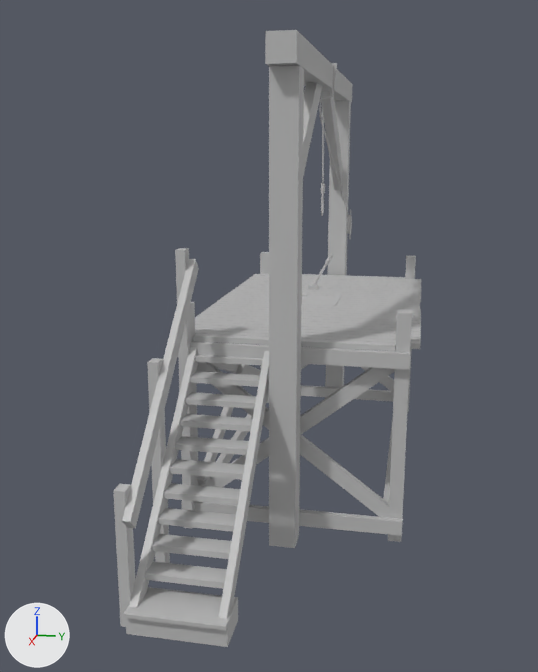
What one commit did to the FBX model GallowsFBX.fbx.
Camera for both pictures: a 50 mm lens placed at (0.2495, 0.0395, 0.106), pointed at (0.0263, -0.0051, 0.0502). Every picture has the same lights, and +X, +Y and +Z are marked at lower left. Where no turn or scale is listed for an object, it has been applied to the vertices.
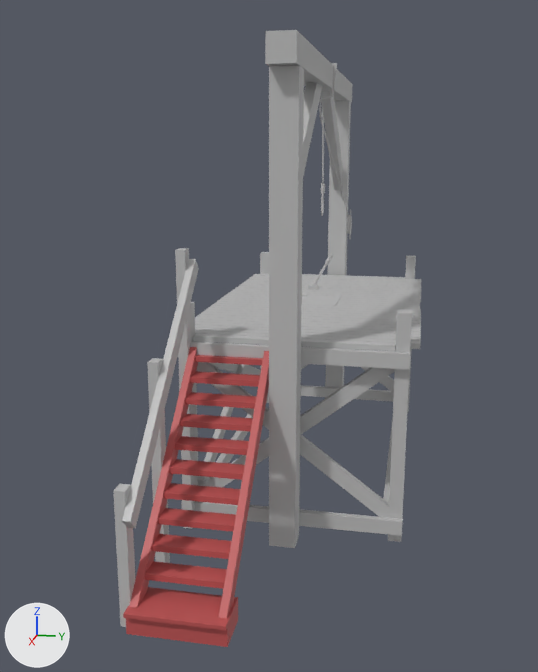
Pixel boxes [x1, y1, x2, y2] of what changed, in the pictures (538 x 672 px):
```json
{"object": "polySurface71", "change": "recoloured", "before": [123, 347, 269, 647], "after": [123, 347, 269, 647]}
```

Edits to the scene script, one JSON object a line:
```json
{"op": "add", "block": "mat_stairsplswork", "code": ["mat_stairsplswork = principled_material('StairsPlsWork')", "mat_stairsplswork.base_color = (0.5, 0.0865, 0.0865)  # red #bc5353"]}
{"block": "me_mesh_004", "where": "me_mesh_004.from_pydata(...)  # 112 vertices, 86 faces; spans x -0.0286..0.0286, y -0.0118..0.0118, z -0.0273..0.0273"}
{"op": "remove", "block": "me_mesh_004", "code": "me_mesh_004.materials.append(mat_stairs)  # grey #bcbcbc"}
{"op": "add", "block": "me_mesh_004", "code": "me_mesh_004.materials.append(mat_stairsplswork)  # red #bc5353"}
```
